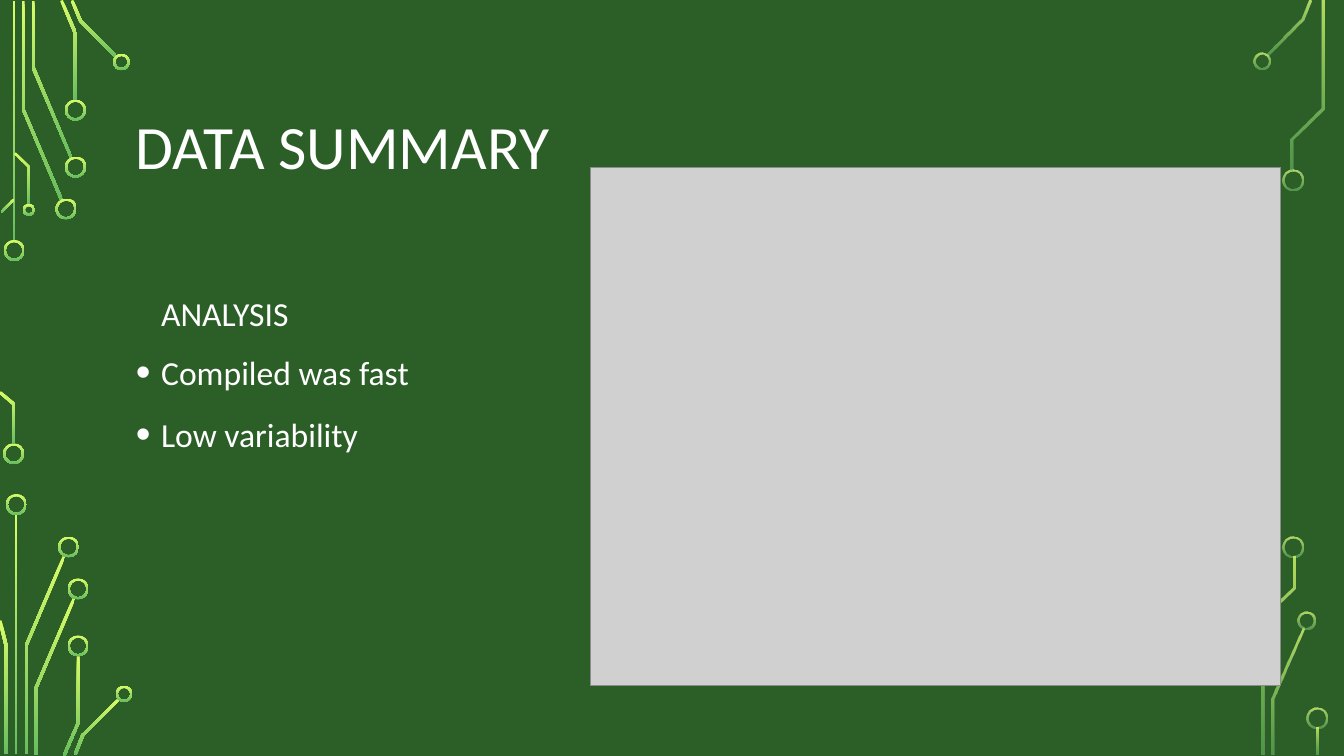
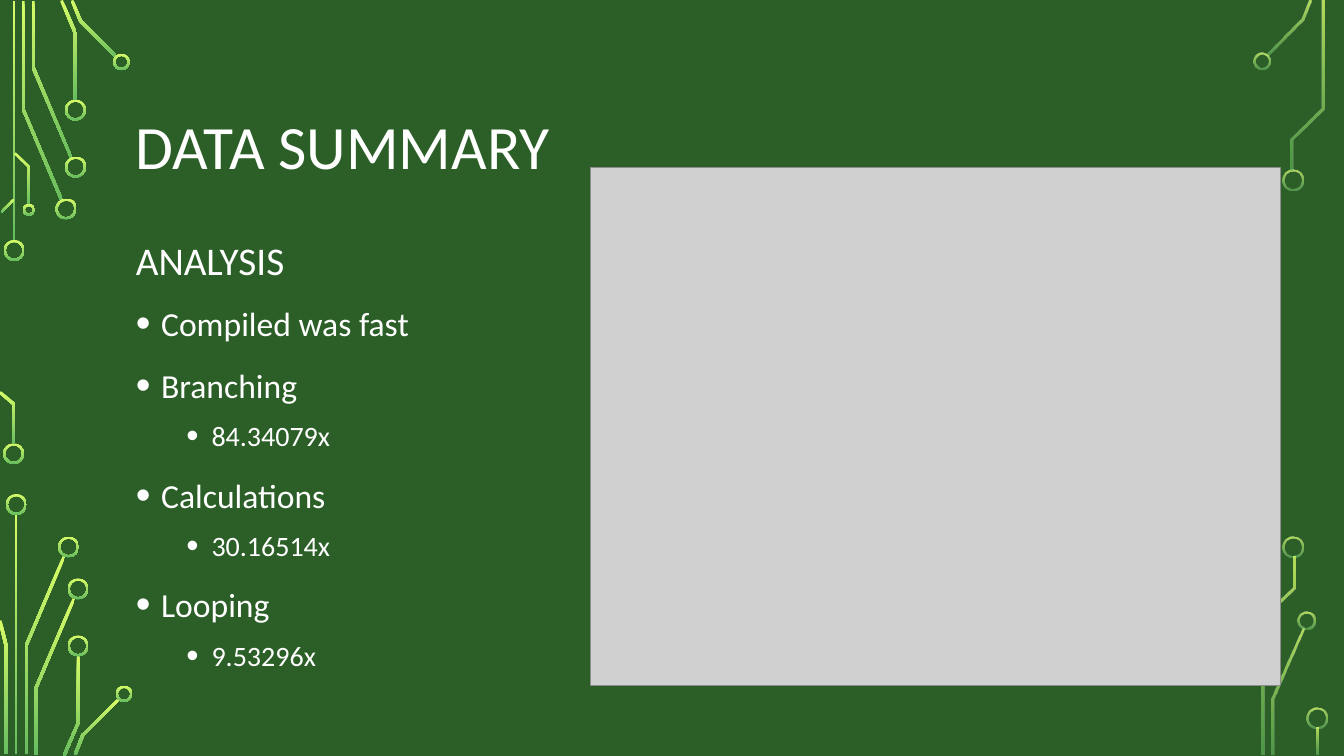
Before and after one commit to nkweeks/capstone, a slide deck: slide 5 of capstonePresentation.pptx. Drawn at 1344x756 pixels with LibreOffice and Linux fonts; fonts in the diff are those of the drawing; grey boxes stand for pictures; background and template pictures are left out. Boxes give left, top, right and bottom in pixels: in the first picture for what was removed or moved away, otherwise in the second. Text is boxed around its words. In the diff, an @@ line names an element or a change of style, - is before the commit and + after.

Commit message:
Updated presentation

```diff
--- a/capstonePresentation.pptx
+++ b/capstonePresentation.pptx
@@ text "ANALYSIS": place and size @@
-text "ANALYSIS" at <box>161,304,288,327</box>
+text "ANALYSIS" at <box>136,249,284,276</box>
@@ text "ANALYSIS" at <box>136,249,284,276</box>: size 24 to 28 pt @@
@@ text "Compiled was fast": place and size @@
-text "Compiled was fast" at <box>161,361,409,453</box>
+text "Compiled was fast" at <box>161,312,409,666</box>
@@ text at <box>161,374,331,666</box>: text changed @@
-• Low variability
+• Branching
+  • 84.34079x
+• Calculations
+  • 30.16514x
+• Looping
+  • 9.53296x
```
Also in this commit, not shown: 1 other slide changed.
